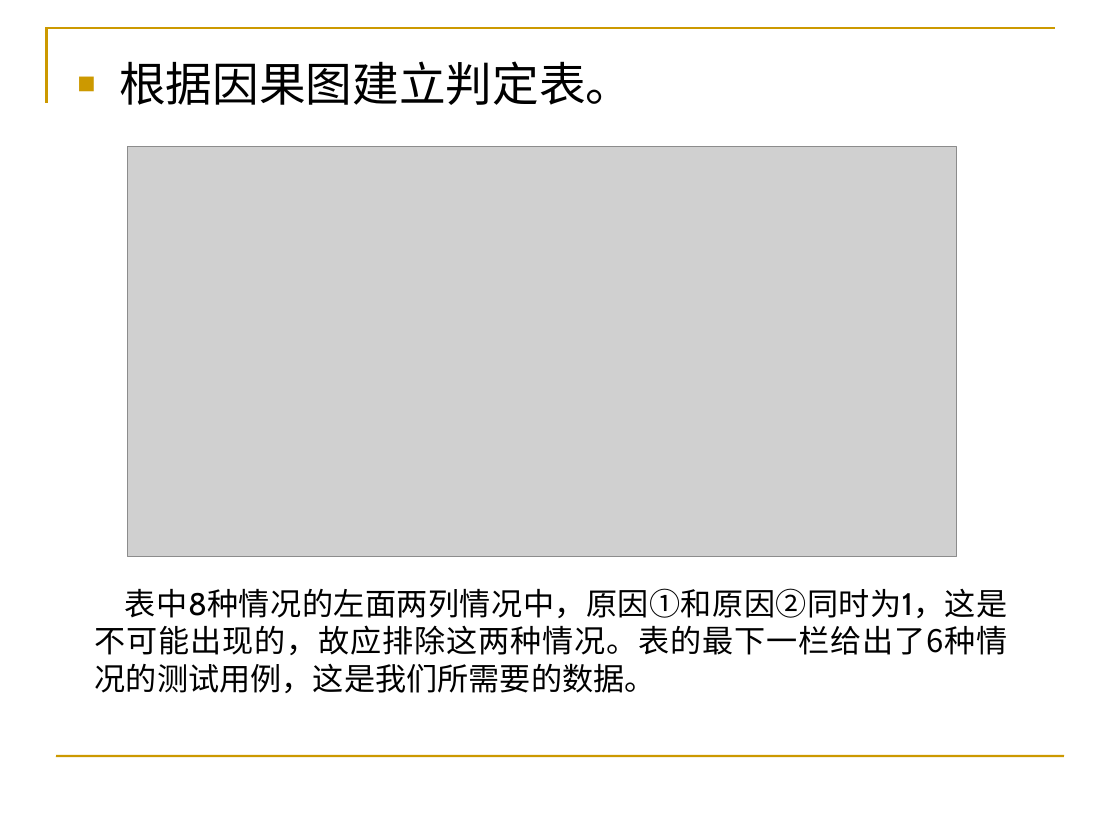
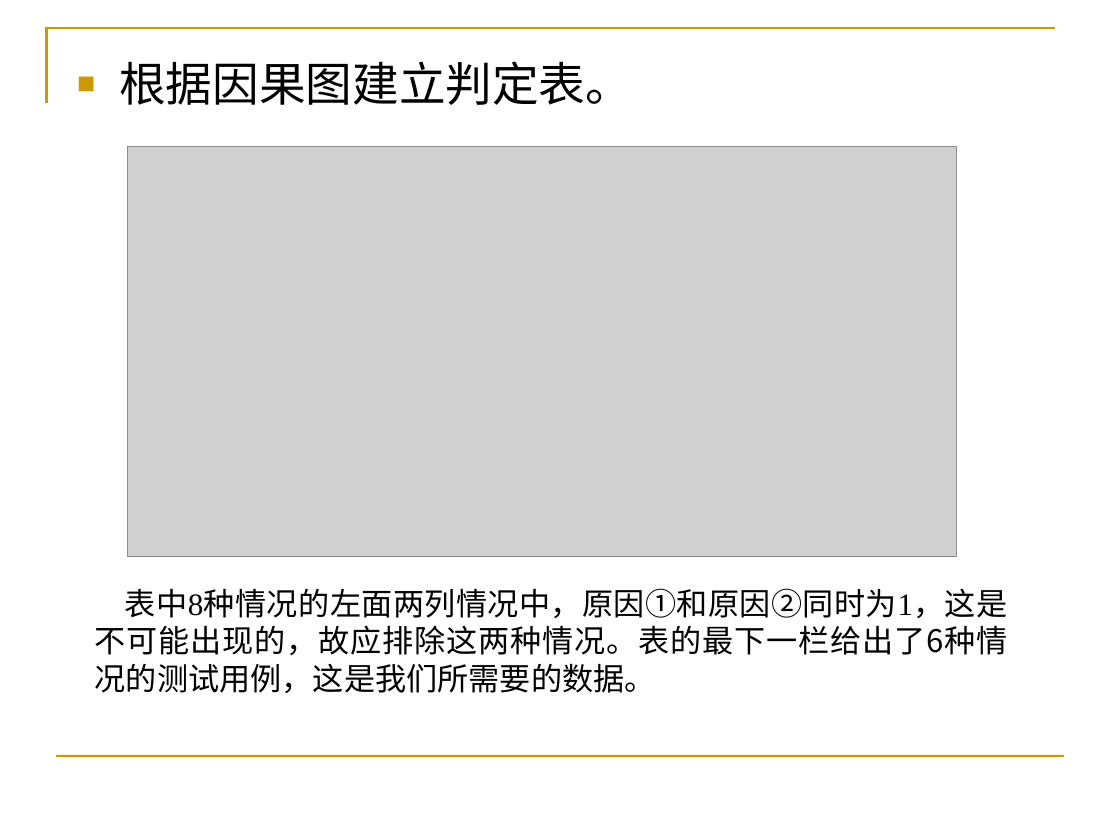
Before and after one commit to TzeHimSung/SCUT_SE_Resource, a slide deck: slide 66 of Software testing/review resource/软件测试刘桂喜PPT/04_second half of 2019_Black Box Testing.ppt. Drawn at 1120x840 pixels with LibreOffice and Linux fonts; fonts in the diff are those of the drawing; grey boxes stand for pictures. Boxes give left, top, right and bottom in pixels: in the first picture for what was removed or moved away, otherwise in the second. Text is boxed around its words. In the diff, an @@ line names an element or a change of style, - is before the commit and + after.

```diff
--- a/Software testing/review resource/软件测试刘桂喜PPT/04_second half of 2019_Black Box Testing.ppt
+++ b/Software testing/review resource/软件测试刘桂喜PPT/04_second half of 2019_Black Box Testing.ppt
@@ text "表中8种情况的左面两列情况中，原因①和原因②同时为1，这是不可能出现的，故应排除这两种情况。表的最下一栏给出了6种情况的 ..." at bbox=[95, 588, 1008, 693]: font Cabin to Times New Roman in "表中8种情况的左面两列情况中，原因①和原因②同时为1，这是不可能出现的，故应排除这两种情况。表的最下一栏给出了6种情况的 ..." @@
```
Also in this commit, not shown: 2 other files.
